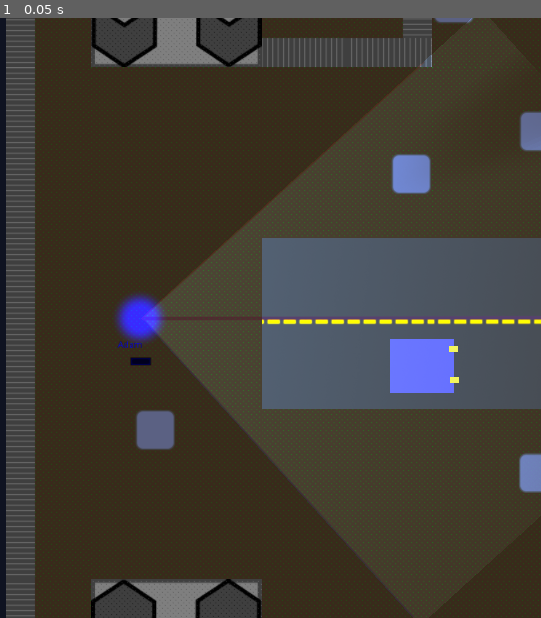
Above: before the commit, frame 1.
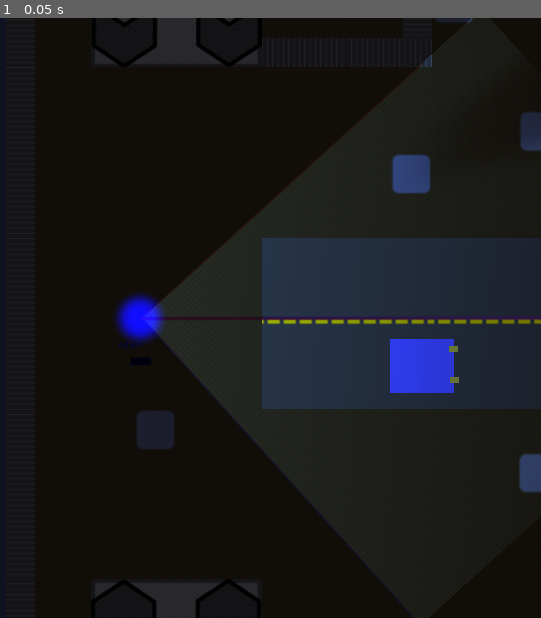
Above: after the commit, the same moment.

Repository: FugitiveTheGame/Fugitive
Game: Godot game, scene res://maps/map_00/Map_00_dev.tscn
Two runs of this game, one before a commit and one after it. Both use one fixed random seed, a clock stepped at 60 frames per second and the inputs below. This scene is started directly instead of the project's main scene.
Inputs:
- Up to frame 1 (0.05 s): no input

The runs differ from the first frame. In frame 1, 98% of the frame differs, in the area x 1-100%, y 0-100%.
Error in both runs: Assertion failed. (res://maps/map_00/Map_00_dev.gd:23)

Commit message:
Fixed win condition for hiders

Diff:
--- a/maps/map_00/Map_00.gd
+++ b/maps/map_00/Map_00.gd
@@ -146,7 +146,7 @@
 		if (!hider.frozen):
 			allHidersFrozen = false
 			# Now, check if this hider is in the win zone.
-			if (!winZone.overlaps_area(hider)):
+			if (!winZone.overlaps_body(hider)):
 				allUnfrozenSeekersInWinZone = false
 
 	if allHidersFrozen or allUnfrozenSeekersInWinZone:
--- a/maps/map_00/Map_00.tscn
+++ b/maps/map_00/Map_00.tscn
@@ -13,10 +13,9 @@
 [node name="Terrain" type="TileMap" parent="."]
 tile_set = ExtResource( 2 )
 format = 1
-tile_data = PoolIntArray( -4456446, -1073741810, 0, -4456444 …(3610 unchanged characters)… , 0, -2686957, 3, 0, -2686953, 3, 0, -2686950, 3, 0, -2621427, 3, 0, -2621418, -1610612733, 0, - …(3615 unchanged characters)…
+tile_data = PoolIntArray( -4456446, -1073741810, 0, -4456444 …(3610 unchanged characters)… , 0, -2686957, 3, 0, -2686953, 3, 0, -2621427, 3, 0, -2621418, -1610612733, 0, - …(3615 unchanged characters)…
 
 [node name="ambient" type="CanvasModulate" parent="."]
-visible = false
 color = Color( 0.313726, 0.313726, 0.352941, 1 )
 
 [node name="players" type="Node" parent="."]
--- a/maps/map_00/Map_00_dev.tscn
+++ b/maps/map_00/Map_00_dev.tscn
@@ -6,7 +6,7 @@
 [ext_resource path="res://actors/hider/Hider.tscn" type="PackedScene" id=4]
 [ext_resource path="res://actors/car/Car.tscn" type="PackedScene" id=5]
 
-[node name="base" index="0" instance=ExtResource( 1 )]
+[node name="base" instance=ExtResource( 1 )]
 script = ExtResource( 2 )
 
 [node name="Seeker00" parent="players" index="0" instance=ExtResource( 3 )]
